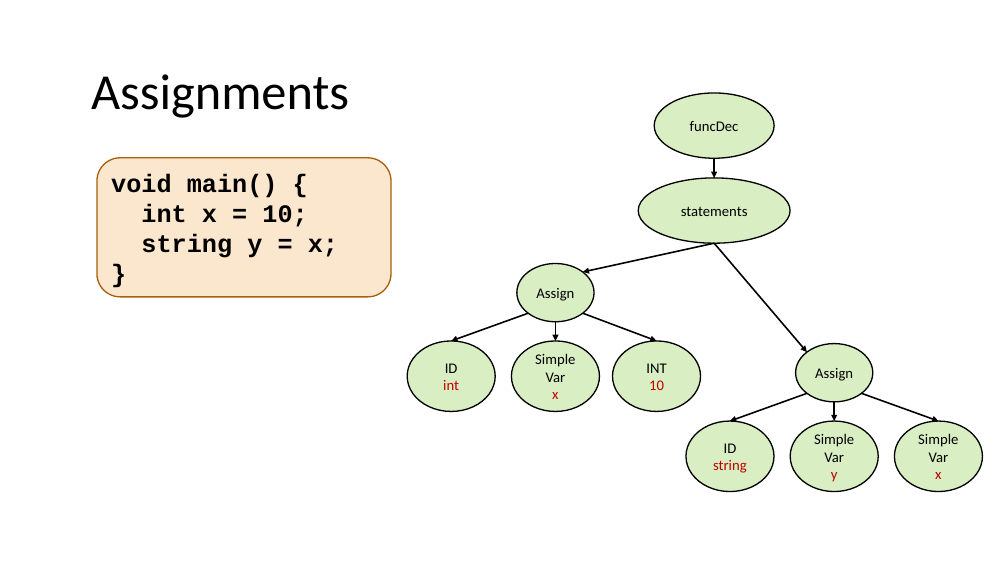
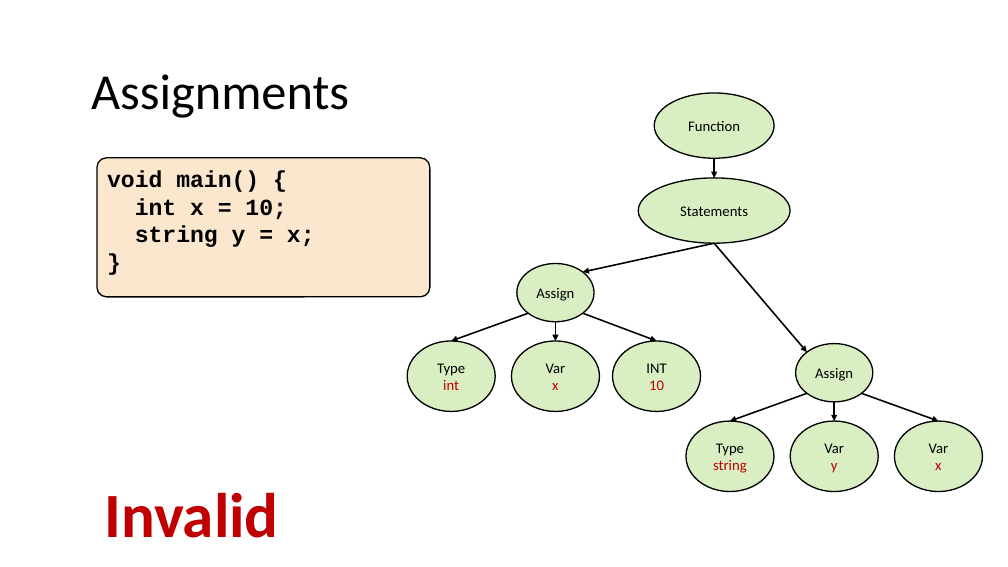
Before and after one commit to nivshani/compilation, a slide deck: slide 49 of slides/semantic.pptx (slide 48 before the commit). Drawn at 1008x567 pixels with LibreOffice and Linux fonts; fonts in the diff are those of the drawing. Boxes give left, top, right and bottom in pixels: in the first picture for what was removed or moved away, otherwise in the second. Text is boxed around its words. In the diff, an @@ line names an element or a change of style, - is before the commit and + after.

```diff
--- a/slides/semantic.pptx
+++ b/slides/semantic.pptx
@@ text in ellipse at [688,121,740,131]: text changed @@
-funcDec
+Function
@@ rounded rectangle "void main() {": place and size @@
-rounded rectangle "void main() {" at [97,158,391,297]
+rounded rectangle "void main() {" at [97,158,430,297]
@@ rounded rectangle "void main() {" at [97,158,430,297]: size 24 to 22 pt; vertical alignment middle to top; outline #A9610D 1.25 pt to #000000 1.25 pt; proportions changed @@
@@ text in ellipse at [680,206,748,216]: text changed @@
-statements
+Statements
@@ text in ellipse at [535,353,575,367]: paragraph removed @@
-Simple
@@ text in ellipse at [437,363,465,376]: text changed @@
-ID
+Type
@@ text in ellipse at [716,443,744,456]: text changed @@
-ID
+Type
@@ text in ellipse at [814,433,854,447]: paragraph removed @@
-Simple
@@ text in ellipse at [918,433,958,447]: paragraph removed @@
-Simple
@@ text added at [104,492,278,538], 60 pt, text #C00000, bold @@
+Invalid
```
Also in this commit, not shown: 112 other slides changed, 2 slides added, 1 other file.
